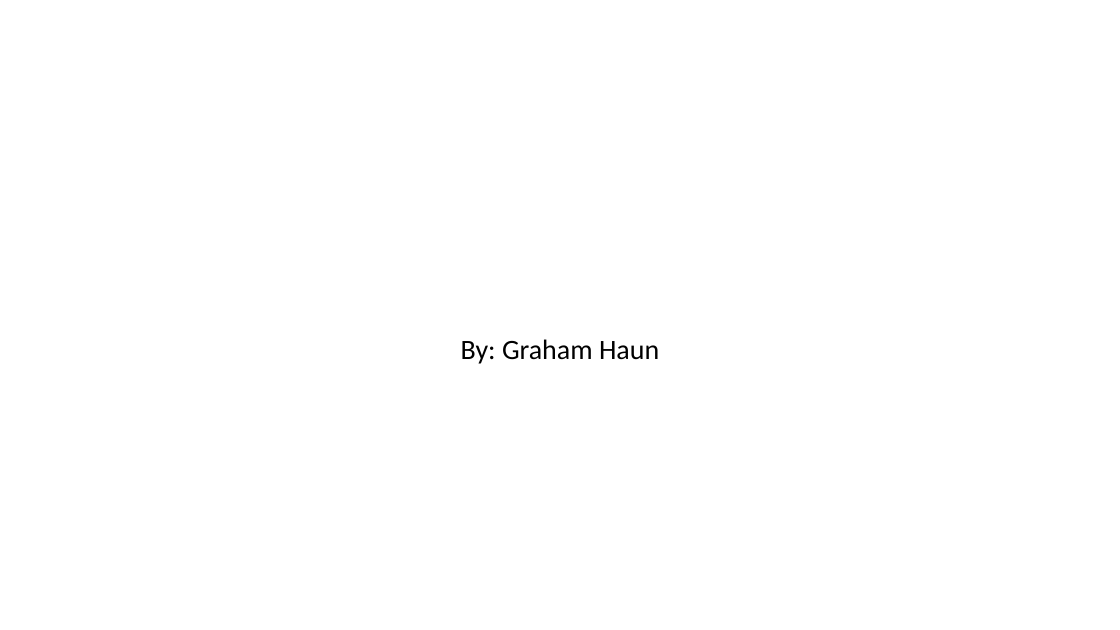
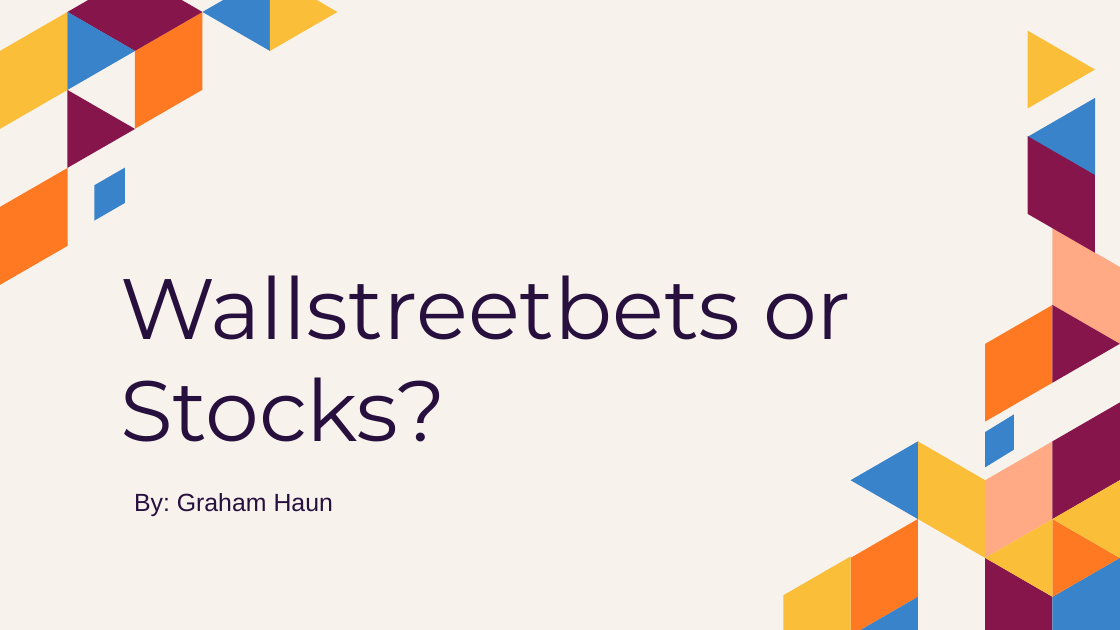
Before and after one commit to grahamjh99/Project-2-Subreddit-Classification, a slide deck: slide 1 of PowerPoint/Model to Determine a subreddit.pptx. Drawn at 1120x630 pixels with LibreOffice and Linux fonts; fonts in the diff are those of the drawing. Boxes give left, top, right and bottom in pixels: in the first picture for what was removed or moved away, otherwise in the second. Text is boxed around its words. In the diff, an @@ line names an element or a change of style, - is before the commit and + after.

```diff
--- a/PowerPoint/Model to Determine a subreddit.pptx
+++ b/PowerPoint/Model to Determine a subreddit.pptx
@@ background #FFFFFF to #F7F2EC @@
@@ group added at box(0, 0, 1120, 630): 28 freeform shapes @@
@@ title added at box(120, 275, 851, 442), 73.3 pt, text #27103E @@
+Wallstreetbets or Stocks?
@@ subtitle "By: Graham Haun": place and size @@
-subtitle "By: Graham Haun" at box(461, 339, 659, 364)
+subtitle "By: Graham Haun" at box(134, 493, 333, 516)
@@ subtitle "By: Graham Haun" at box(134, 493, 333, 516): size 24 to 21.3 pt, font Calibri to Arial, text colour #000000 to #27103E; alignment centre to left; indent changed; line spacing 0.9 to 1; less space between paragraphs @@
```
Also in this commit, not shown: 1 other slide changed, 6 slides added, 2 slides removed, 4 other files.
